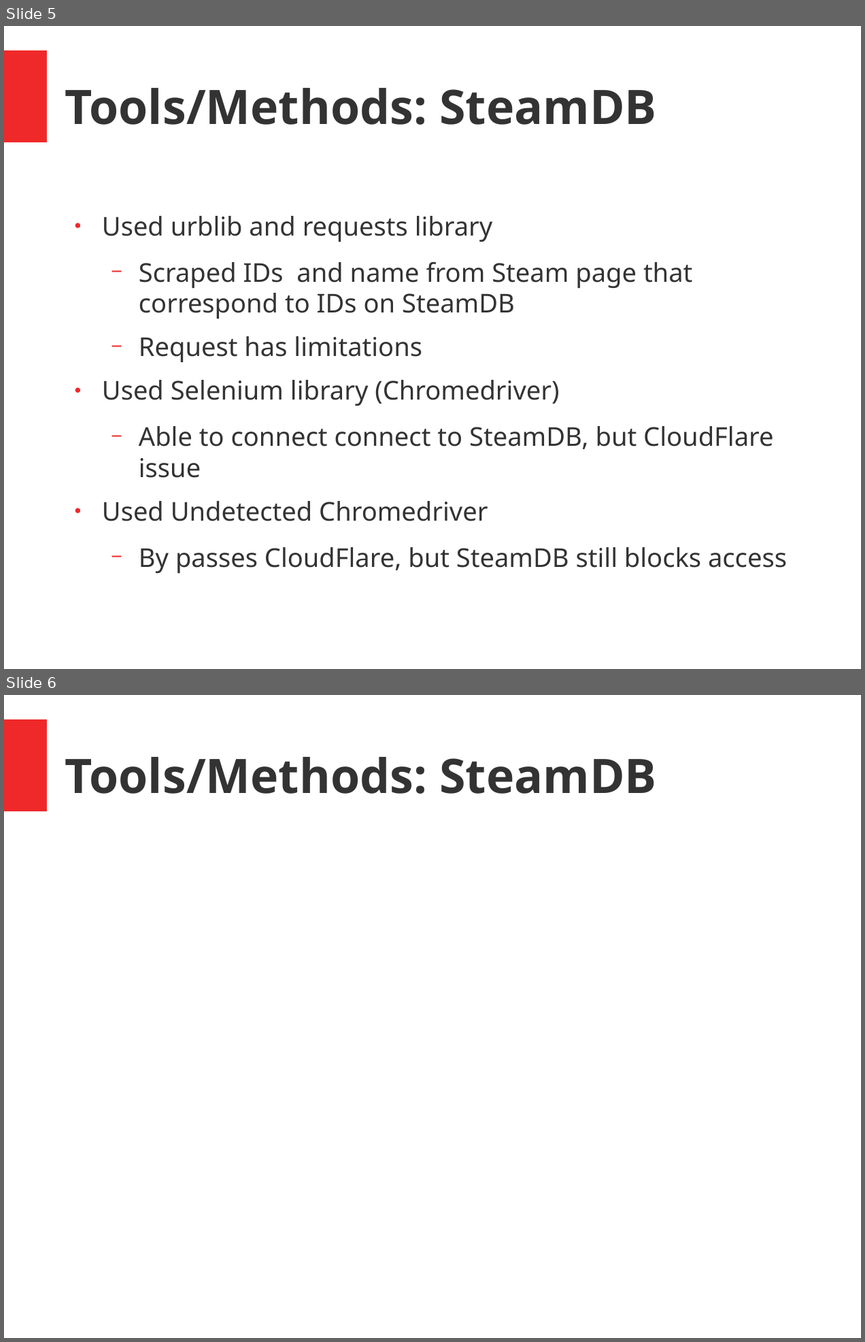
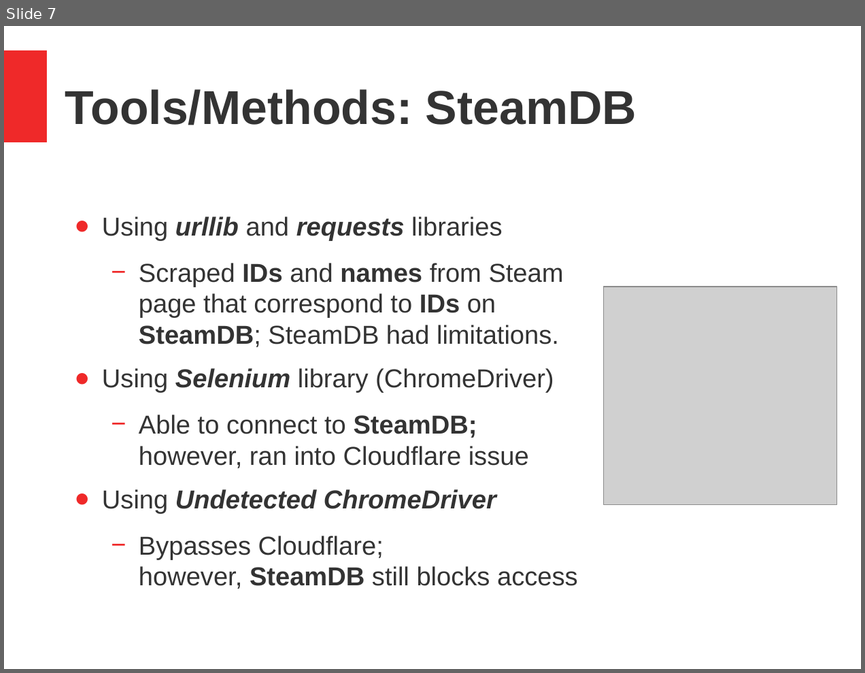
Before and after one commit to fdac21/VideoGame_Analysis, a slide deck: presentation.pptx. Shown one above the other, each under a label of ours: slides 5 and 6 before the commit, slide 7 after it. The pictures are 865x1342 and 865x673 pixels, drawn with LibreOffice and Linux fonts; fonts in the diff are those of the drawing; grey boxes stand for pictures. Boxes give left, top, right and bottom in pixels: in the first picture for what was removed or moved away, otherwise in the second. Text is boxed around its words. In the diff, an @@ line names an element or a change of style, - is before the commit and + after.

```diff
--- a/presentation.pptx
+++ b/presentation.pptx
@@ slide 6 removed at box(4, 695, 861, 1338), background #FFFFFF; not listed: 1 template element that a slide beside it also shows @@
@@ text removed at box(65, 757, 656, 794) @@
-Tools/Methods: SteamDB
@@ what was slide 5 is now slide 7 @@
@@ slide 7 changed as well @@
@@ text "Tools/Methods: SteamDB" at box(65, 89, 636, 125): font Noto Sans to Arial @@
@@ text at box(102, 216, 578, 588): text changed; font Noto Sans to Arial @@
-● Used urblib and requests library
-  − Scraped IDs and name from Steam page that correspond to IDs on SteamDB
-  − Request has limitations
-● Used Selenium library (Chromedriver)
-  − Able to connect connect to SteamDB, but CloudFlare issue
-● Used Undetected Chromedriver
-  − By passes CloudFlare, but SteamDB still blocks access
+● Using urllib and requests libraries
+  − Scraped IDs and names from Steam page that correspond to IDs on SteamDB; SteamDB had limitations.
+● Using Selenium library (ChromeDriver)
+  − Able to connect to SteamDB; however, ran into Cloudflare issue
+● Using Undetected ChromeDriver
+  − Bypasses Cloudflare; however, SteamDB still blocks access
@@ picture added at box(604, 286, 838, 504) @@
```
Also in this commit, not shown: 5 other slides changed, 9 slides added, 4 other slides removed.
